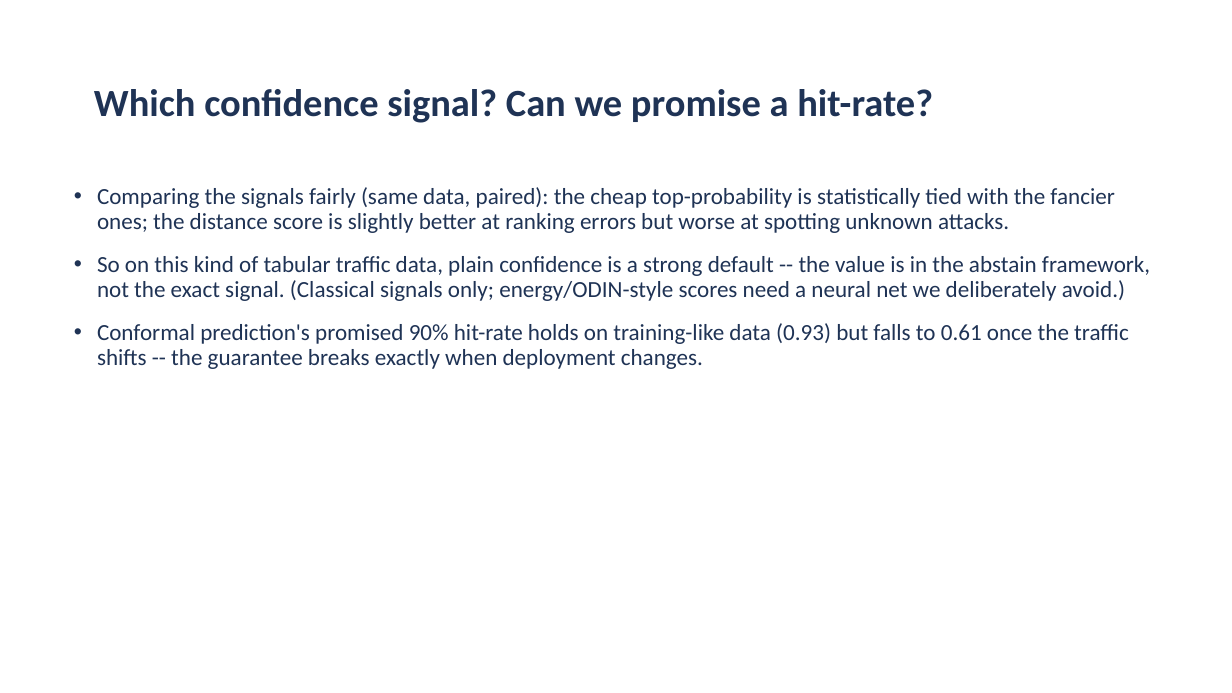
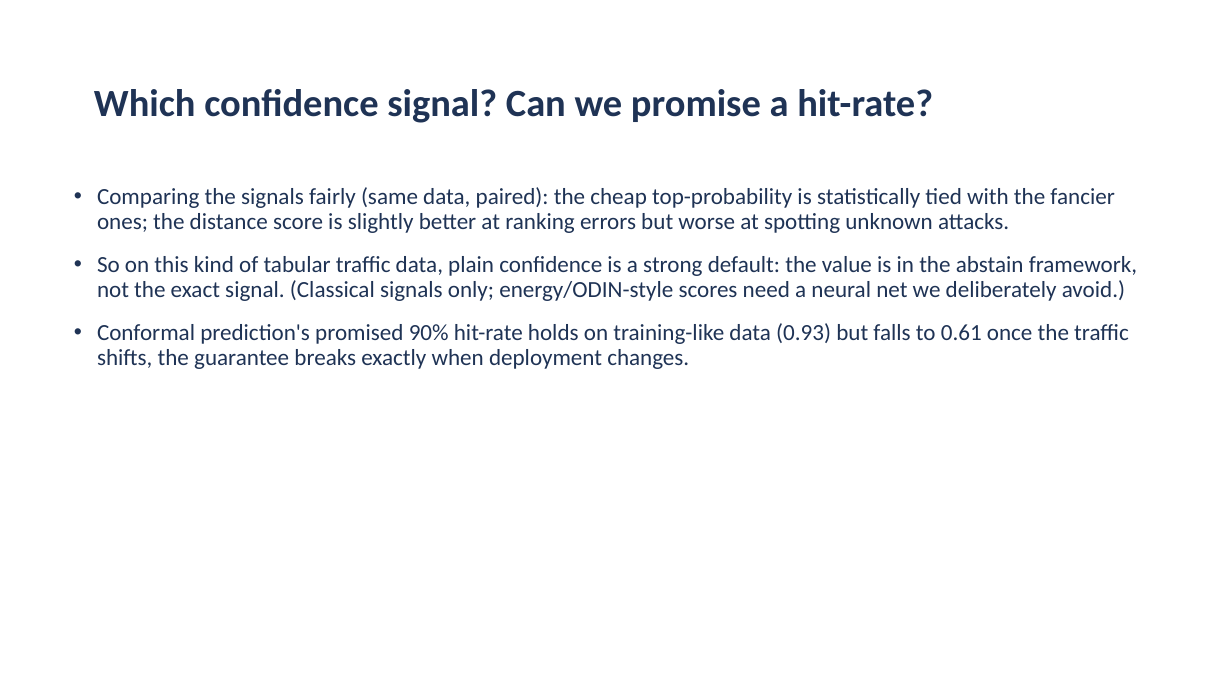
Before and after one commit to aiparallel0/chaoscrypt, a slide deck: slide 15 of papers/paper2-ids-selective/presentation.pptx. Drawn at 1232x693 pixels with LibreOffice and Linux fonts; fonts in the diff are those of the drawing; background and template pictures are left out. Boxes give left, top, right and bottom in pixels: in the first picture for what was removed or moved away, otherwise in the second. Text is boxed around its words. In the diff, an @@ line names an element or a change of style, - is before the commit and + after.

```diff
--- a/papers/paper2-ids-selective/presentation.pptx
+++ b/papers/paper2-ids-selective/presentation.pptx
@@ text at (97, 256, 1137, 369): text changed @@
-• So on this kind of tabular traffic data, plain confidence is a strong default -- the value is in the abstain framework, not the exact signal. (Classical signals only; energy/ODIN-style scores need a neural net we deliberately avoid.)
-• Conformal prediction's promised 90% hit-rate holds on training-like data (0.93) but falls to 0.61 once the traffic shifts -- the guarantee breaks exactly when deployment changes.
+• So on this kind of tabular traffic data, plain confidence is a strong default: the value is in the abstain framework, not the exact signal. (Classical signals only; energy/ODIN-style scores need a neural net we deliberately avoid.)
+• Conformal prediction's promised 90% hit-rate holds on training-like data (0.93) but falls to 0.61 once the traffic shifts, the guarantee breaks exactly when deployment changes.
```
Also in this commit, not shown: 15 other slides changed, 6 other files.
